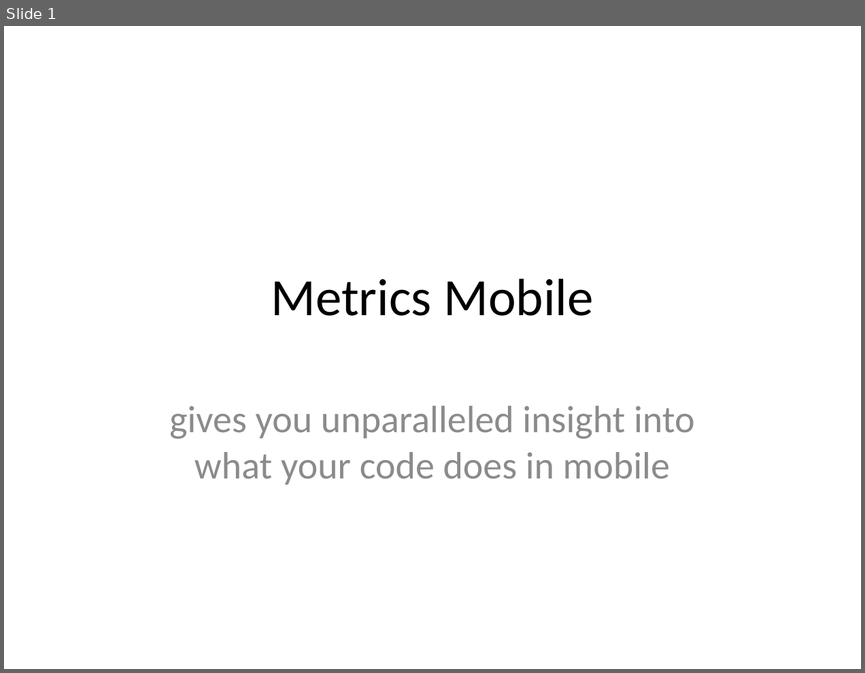
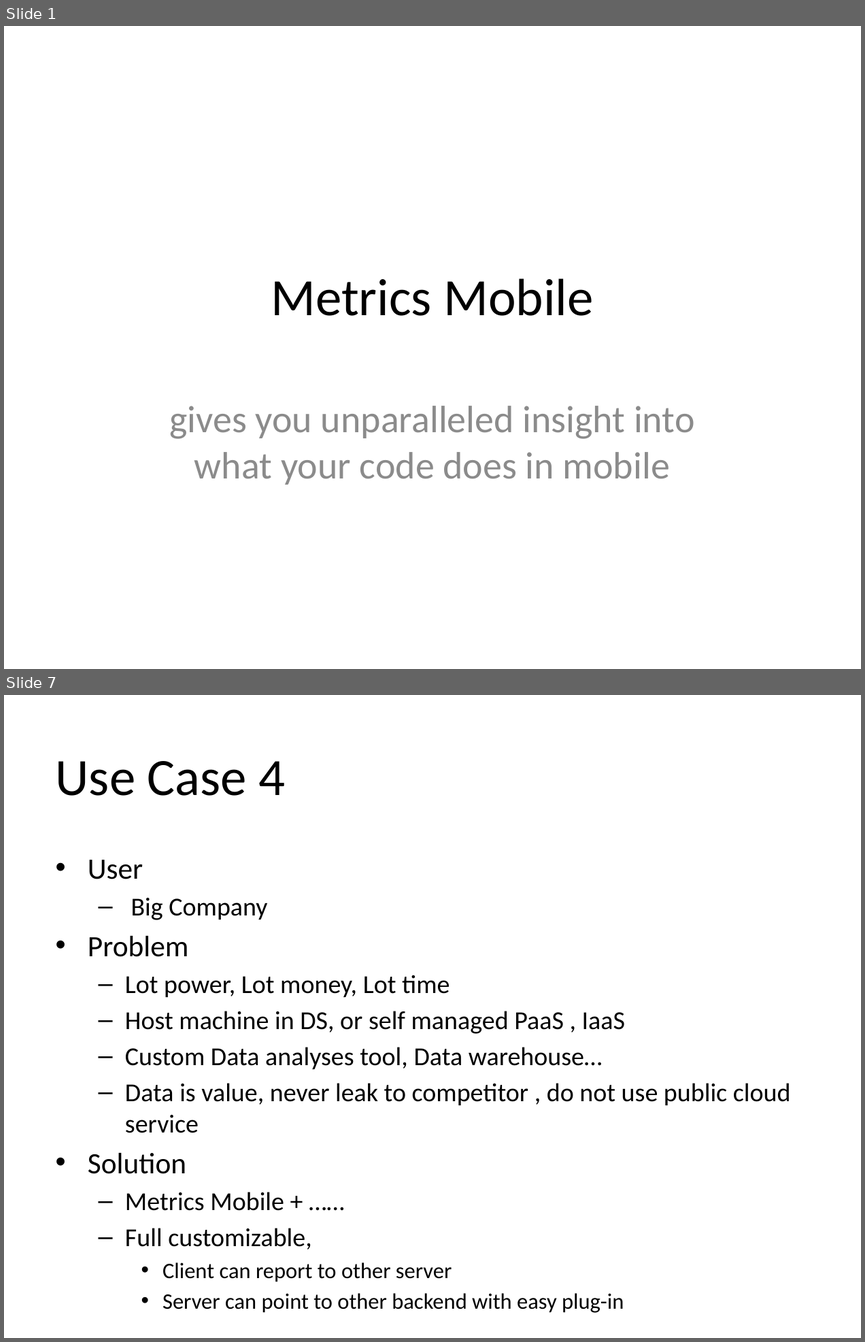
Before and after one commit to yankay/mobile-metrics, a slide deck: doc/metrics-mobile proposal.pptx. Shown one above the other, each under a label of ours: slide 1 before the commit, slides 1 and 7 after it; the slides between them are not shown. The pictures are 865x673 and 865x1342 pixels, drawn with LibreOffice and Linux fonts; fonts in the diff are those of the drawing. Boxes give left, top, right and bottom in pixels: in the first picture for what was removed or moved away, otherwise in the second. Text is boxed around its words. In the diff, an @@ line names an element or a change of style, - is before the commit and + after.

```diff
--- a/doc/metrics-mobile proposal.pptx
+++ b/doc/metrics-mobile proposal.pptx
@@ slide 7 added at box(4, 695, 861, 1338), background #FFFFFF @@
@@ title added at box(56, 761, 285, 796), 44 pt, text #000000 @@
+Use Case 4
@@ text added at box(88, 860, 791, 1312), 21.7 pt, text #000000 @@
+• User
+  – Big Company
+• Problem
+  – Lot power, Lot money, Lot time
+  – Host machine in DS, or self managed PaaS , IaaS
+  – Custom Data analyses tool, Data warehouse…
+  – Data is value, never leak to competitor , do not use public cloud service
+• Solution
+  – Metrics Mobile + ……
+  – Full customizable,
+    • Client can report to other server
+    • Server can point to other backend with easy plug-in
```
Also in this commit, not shown: 1 slide changed, 9 other slides added.
